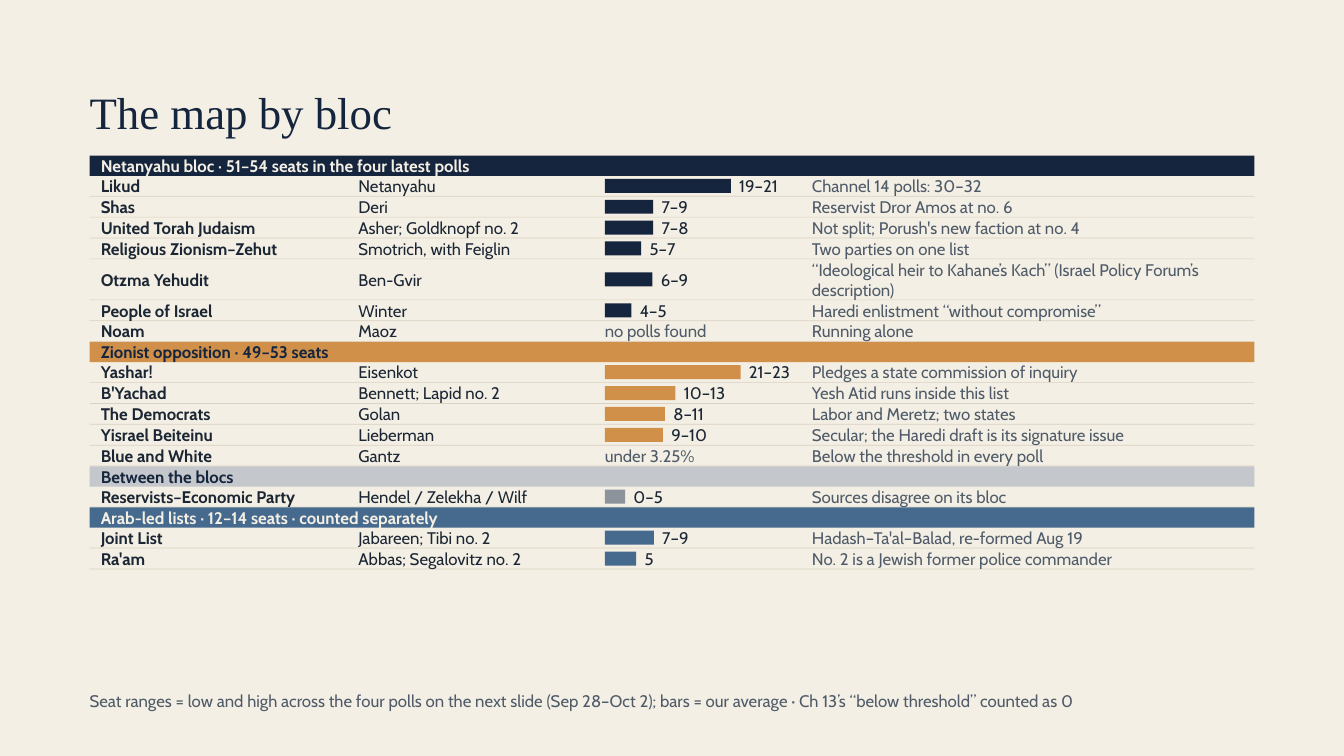
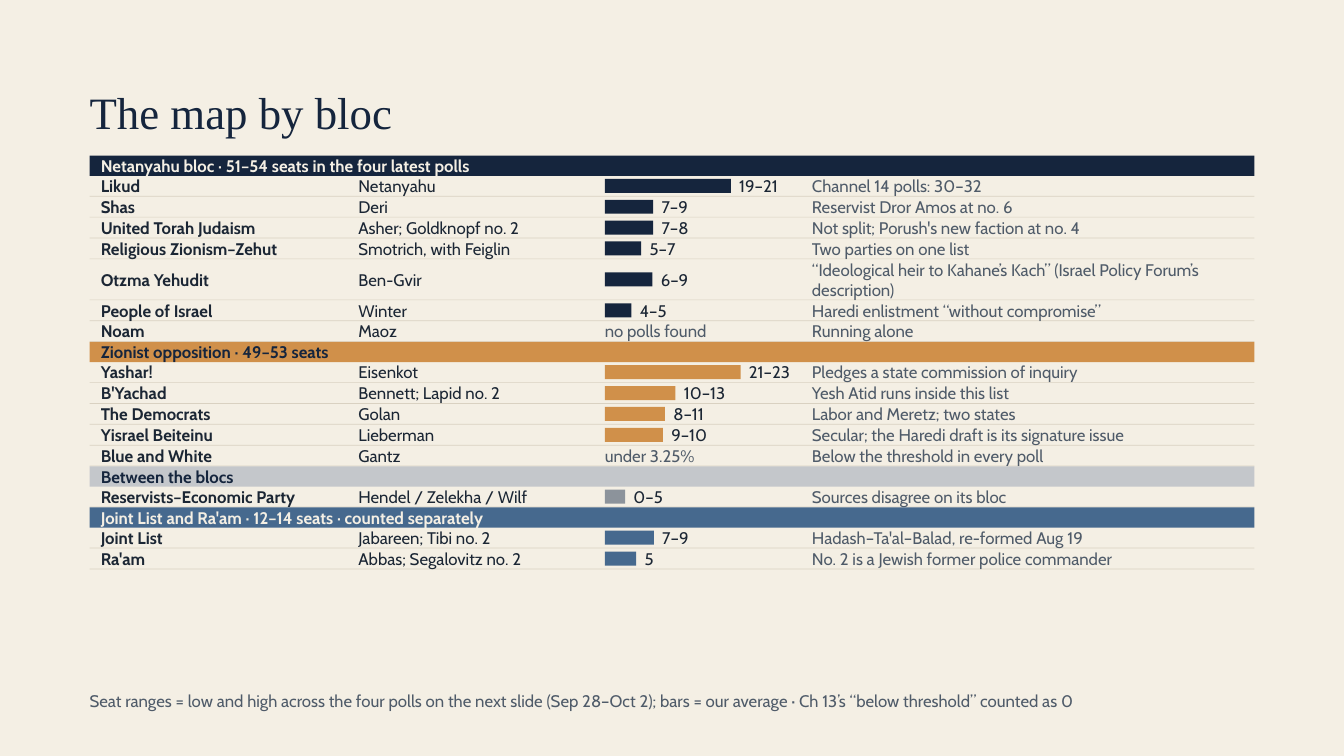
Before and after one commit to RavBogard/israelielection, a slide deck: slide 28 of public/teach/session-1-deck.pptx. Drawn at 1344x756 pixels with LibreOffice and Linux fonts; fonts in the diff are those of the drawing. Boxes give left, top, right and bottom in pixels: in the first picture for what was removed or moved away, otherwise in the second. Text is boxed around its words. In the diff, an @@ line names an element or a change of style, - is before the commit and + after.

```diff
--- a/public/teach/session-1-deck.pptx
+++ b/public/teach/session-1-deck.pptx
@@ text at [101,511,483,528]: text changed @@
-Arab-led lists · 12–14 seats · counted separately
+Joint List and Ra'am · 12–14 seats · counted separately
```
Also in this commit, not shown: 7 other slides changed, 1 other file.
